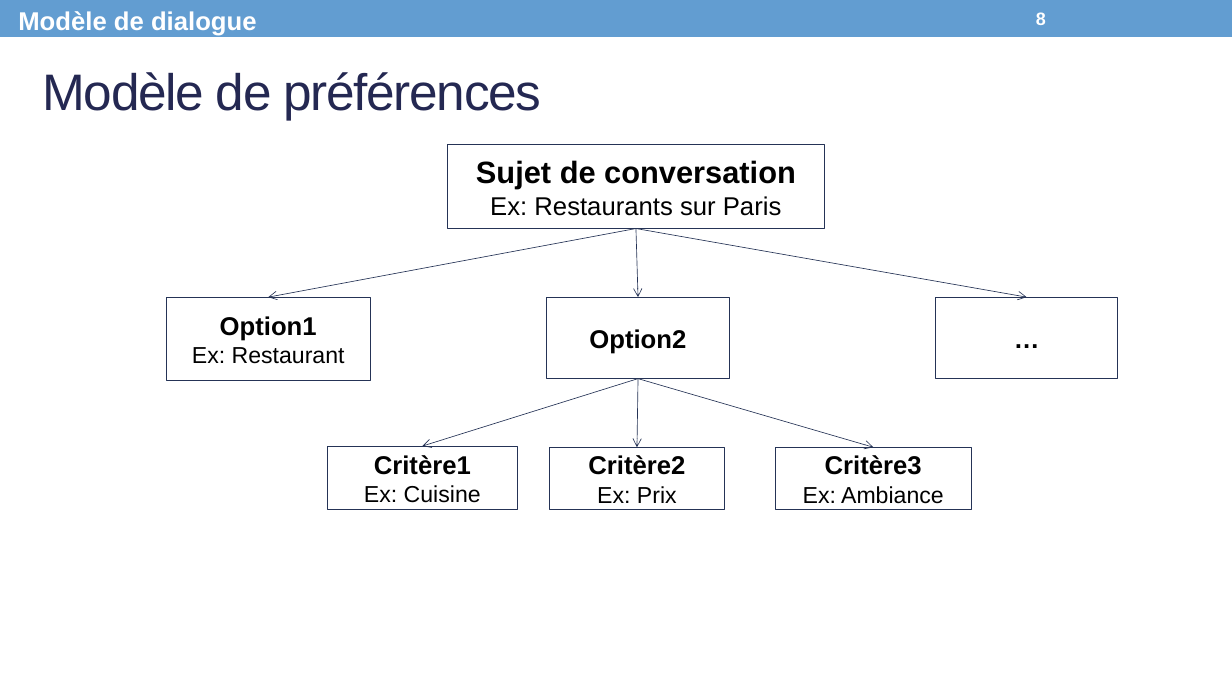
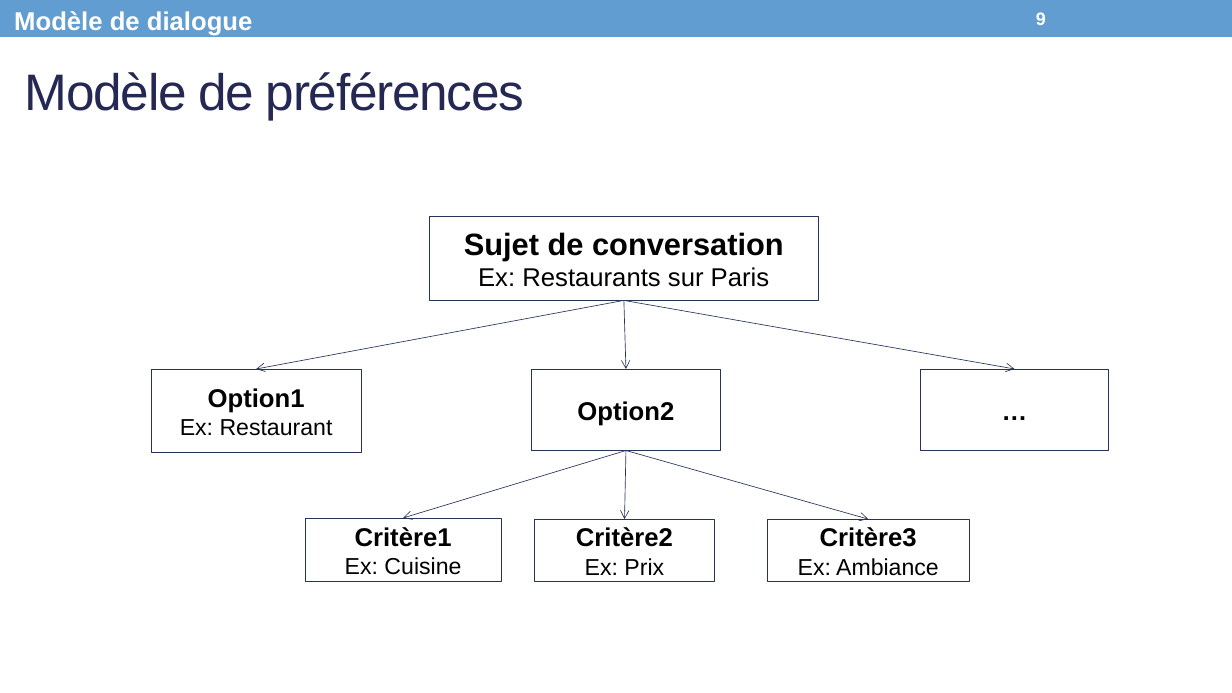
Before and after one commit to Olydia/Discolog, a slide deck: slide 9 of papers/Presentations/WACAI.pptx (slide 8 before the commit). Drawn at 1232x693 pixels with LibreOffice and Linux fonts; fonts in the diff are those of the drawing. Boxes give left, top, right and bottom in pixels: in the first picture for what was removed or moved away, otherwise in the second. Text is boxed around its words. In the diff, an @@ line names an element or a change of style, - is before the commit and + after.

```diff
--- a/papers/Presentations/WACAI.pptx
+++ b/papers/Presentations/WACAI.pptx
@@ text "Modèle de dialogue": place and size @@
-text "Modèle de dialogue" at (18,11,257,36)
+text "Modèle de dialogue" at (14,11,253,36)
@@ title "Modèle de préférences": place and size @@
-title "Modèle de préférences" at (42,72,541,120)
+title "Modèle de préférences" at (25,72,524,120)
@@ rectangle "Sujet de conversation": place and size @@
-rectangle "Sujet de conversation" at (447,144,824,228)
+rectangle "Sujet de conversation" at (430,216,819,300)
@@ 4 arrows: place and size @@
-4 arrows at (268,228,1027,447)
+4 arrows at (256,300,1015,519)
@@ rectangle "Option1": place and size @@
-rectangle "Option1" at (166,298,370,381)
+rectangle "Option1" at (152,369,361,452)
@@ rectangle "Option2": place and size @@
-rectangle "Option2" at (546,298,729,379)
+rectangle "Option2" at (531,369,721,450)
@@ rectangle "…": place and size @@
-rectangle "…" at (936,298,1118,379)
+rectangle "…" at (921,369,1108,450)
@@ arrow moved from (639, 379) - (422, 446) to (626, 451) - (403, 518) @@
@@ arrow moved from (639, 379) - (873, 447) to (626, 451) - (869, 519) @@
@@ rectangle "Critère1": place and size @@
-rectangle "Critère1" at (327,446,518,510)
+rectangle "Critère1" at (305,518,502,582)
@@ rectangle "Critère2": place and size @@
-rectangle "Critère2" at (550,447,725,510)
+rectangle "Critère2" at (534,519,714,582)
@@ rectangle "Critère3": place and size @@
-rectangle "Critère3" at (775,447,971,510)
+rectangle "Critère3" at (767,519,970,582)
```
Also in this commit, not shown: 8 other slides changed, 7 slides added, 3 slides removed, 1 other file.
